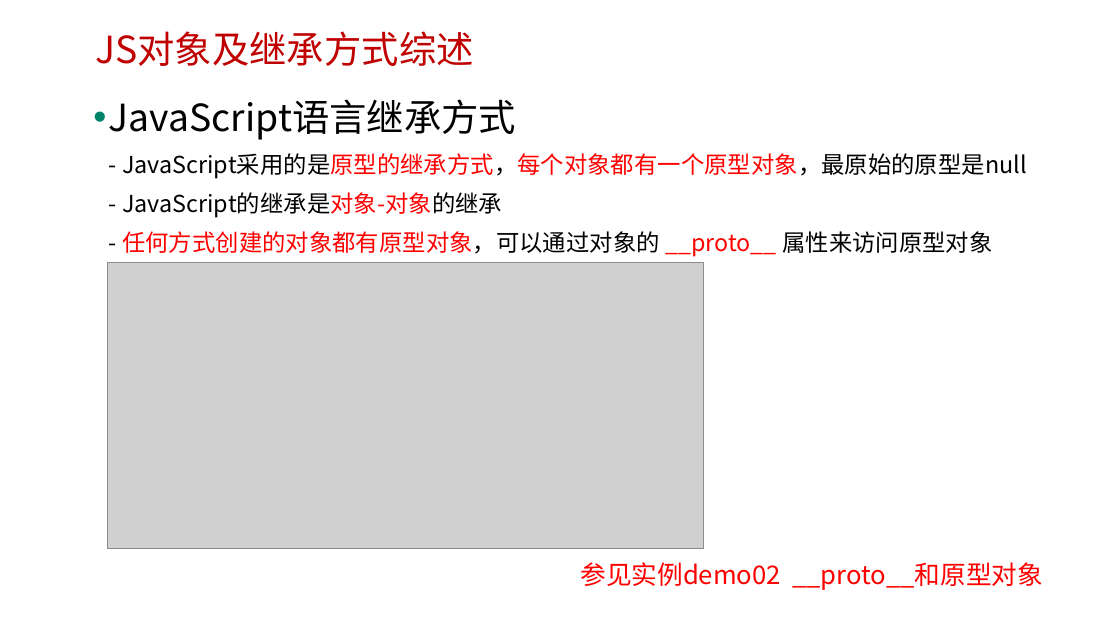
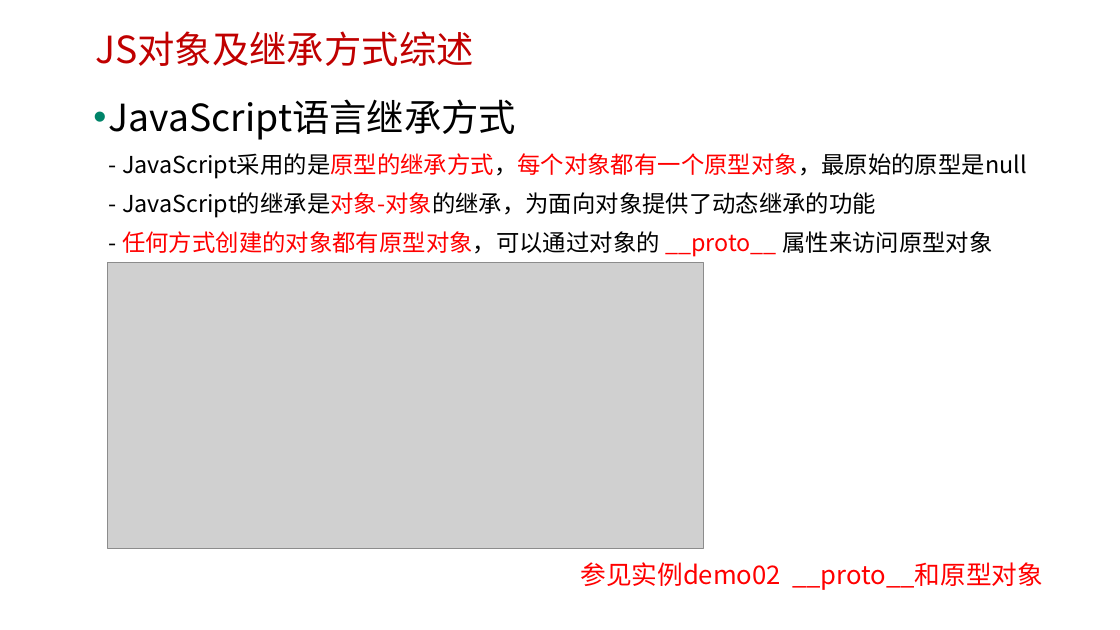
Before and after one commit to edu2act/course-javascript-advanced, a slide deck: slide 5 of 课程PPT/07.JavaScript面向对象编程 一.pptx. Drawn at 1120x630 pixels with LibreOffice and Linux fonts; fonts in the diff are those of the drawing; grey boxes stand for pictures; background and template pictures are left out. Boxes give left, top, right and bottom in pixels: in the first picture for what was removed or moved away, otherwise in the second. Text is boxed around its words. In the diff, an @@ line names an element or a change of style, - is before the commit and + after.

```diff
--- a/课程PPT/07.JavaScript面向对象编程 一.pptx
+++ b/课程PPT/07.JavaScript面向对象编程 一.pptx
@@ text at [109,99,1027,257]: text changed @@
-• JavaScript语言继承方式
-  - JavaScript采用的是原型的继承方式，每个对象都有一个原型对象，最原始的原型是null
-  - JavaScript的继承是对象-对象的继承
-  - 任何方式创建的对象都有原型对象，可以通过对象的 __proto__ 属性来访问原型对象
+• JavaScript语言继承方式
+  - JavaScript采用的是原型的继承方式，每个对象都有一个原型对象，最原始的原型是null
+  - JavaScript的继承是对象-对象的继承，为面向对象提供了动态继承的功能
+  - 任何方式创建的对象都有原型对象，可以通过对象的 __proto__ 属性来访问原型对象
```
Also in this commit, not shown: 5 other slides changed, 1 other file.
